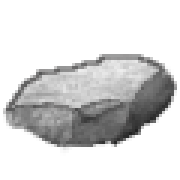
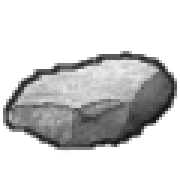
Comparing the layer stacks of the two 180×180 images. Changes:
painted on "line" over (3, 51, 177, 150)
